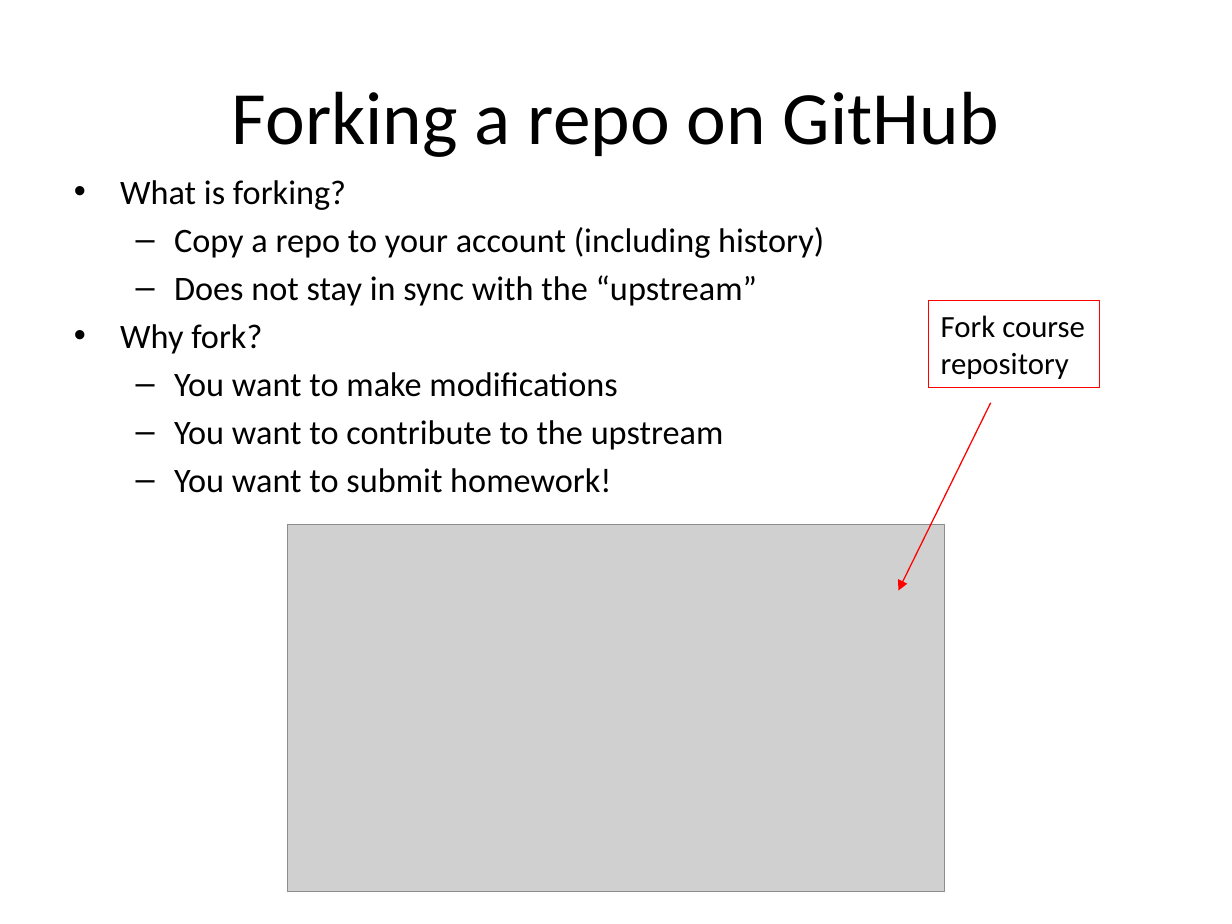
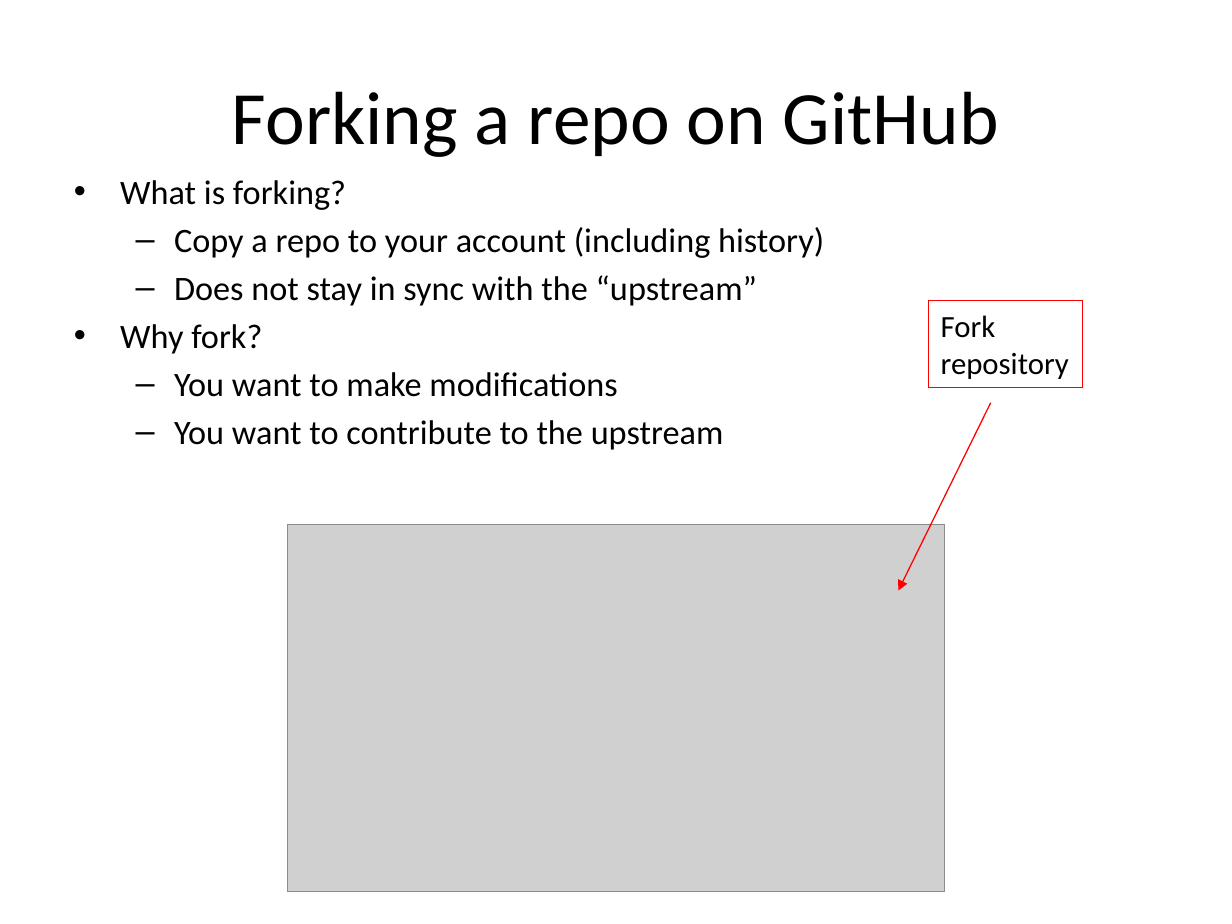
Before and after one commit to jayurbain/DataScienceIntro, a slide deck: slide 33 of slides/00_git_github.pptx. Drawn at 1232x924 pixels with LibreOffice and Linux fonts; fonts in the diff are those of the drawing; grey boxes stand for pictures. Boxes give left, top, right and bottom in pixels: in the first picture for what was removed or moved away, otherwise in the second. Text is boxed around its words. In the diff, an @@ line names an element or a change of style, - is before the commit and + after.

```diff
--- a/slides/00_git_github.pptx
+++ b/slides/00_git_github.pptx
@@ rectangle "Fork": place and size @@
-rectangle "Fork" at bbox=[929, 301, 1100, 388]
+rectangle "Fork" at bbox=[929, 301, 1083, 388]
@@ text in rectangle at bbox=[941, 315, 996, 338]: text changed @@
-Fork course
+Fork
@@ text at bbox=[174, 468, 611, 493]: paragraph removed @@
-  – You want to submit homework!
```
Also in this commit, not shown: 2 other slides changed, 1 slide added, 1 other file.
